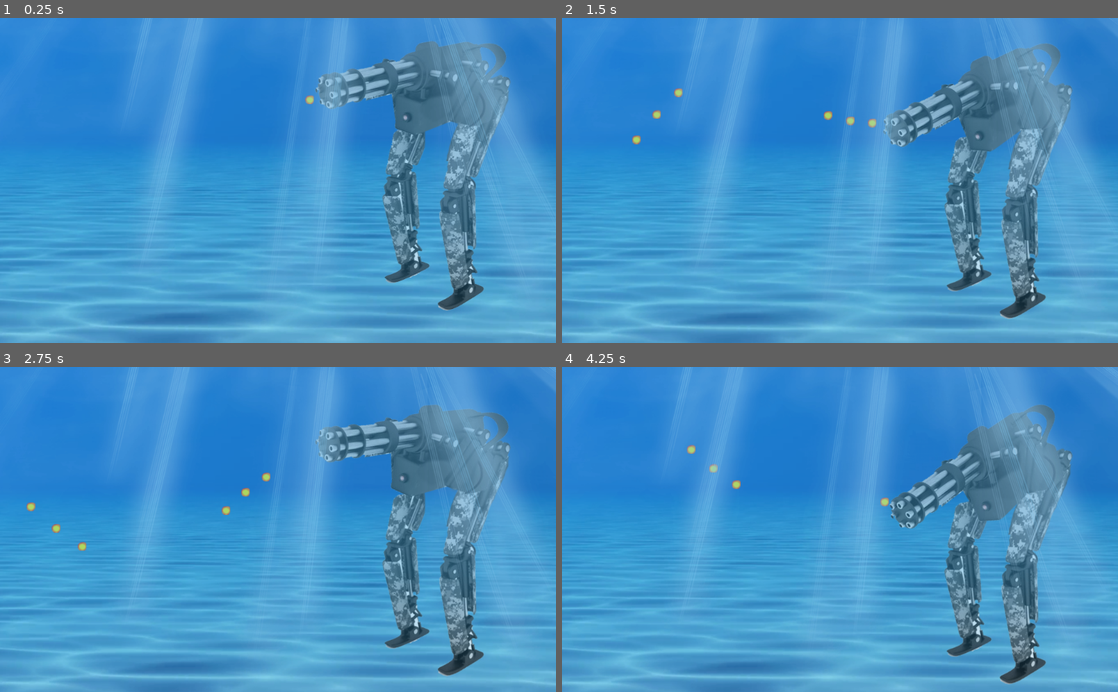
Above: before the commit, frames 1-4 (two rows, left to right).
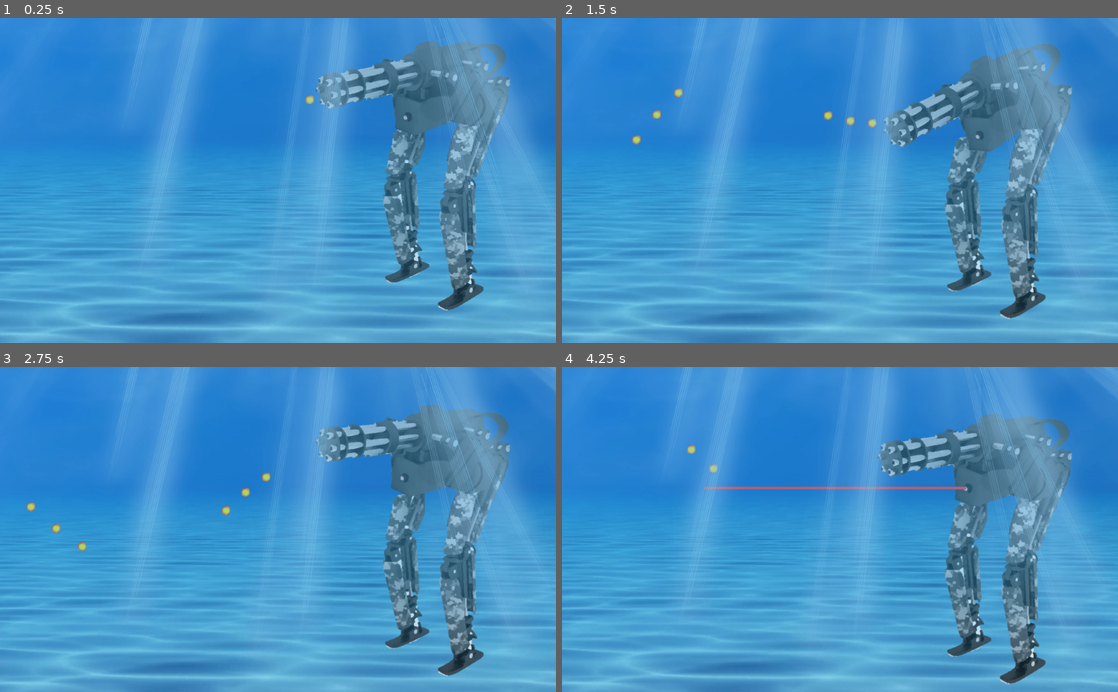
Above: after the commit, the same moments.

Repository: emilioeigler/github_gameoff_2018
Game: Godot game, scene res://scenes/MainMenu.tscn
Same seed, same stepped clock (60 frames per second), same inputs: the game is played once before the commit and once after it.
Inputs:
- Up to frame 1 (0.25 s): no input
- Up to frame 2 (1.5 s): no input
- Up to frame 3 (2.75 s): no input
- Up to frame 4 (4.25 s): no input

The runs differ from the first frame. In frame 1, 0.2% of the frame differs, in the area x 57-92%, y 12-90%; in frame 2, 0.2%; in frame 3, 0.2%; in frame 4, 4.8%, in the area x 25-92%, y 11-98%.

Commit message:
state machine for boss behavior

Diff:
--- a/Position2D.gd
+++ b/Position2D.gd
@@ -11,71 +11,116 @@
 var timer2 = 0
 var counter = 0
 
+onready var state = ShotState.new(self)
+
+const STATE_SHOT   = 0
+const STATE_LASER  = 1
+const STATE_KICK   = 2
+const STATE_FISH   = 3
 
 
 # Called when the node enters the scene tree for the first time.
 func _ready():
+
+	set_physics_process(true)
 	pass # Replace with function body.
 
-# Called every frame. 'delta' is the elapsed time since the previous frame.
 func _physics_process(delta):
+	state._fixed_process(delta)
+	pass
 
-	timer+=1
-	if timer2 ==0:
-		if angle<=-0.3:
-			direction = true
-		if angle>=0.4:
-			direction = false
+func set_state(new_state):
+	#state.exit()
 
-		if direction:
-			rotate(0.01)
-			angle += 0.01
-		if !direction:
-			rotate(-0.01)
-			angle -= 0.01
+	if new_state == STATE_SHOT:
+		state = ShotState.new(self)
+	elif new_state == STATE_LASER:
+		state = LaserState.new(self)
+	#elif new_state == STATE_KICK:
+	#	state = KickState.new(self)
+	#elif new_state == STATE_FISH:
+	#	state = FishState.new(self)
 
-		if timer==10 || timer==17 || timer==24:
-			var bala_instance = Bala.instance()
-			vectorPosition = $Sprite2/PositionBullet.global_position + position - $Sprite2.global_position
-			bala_instance.pos = vectorPosition
-			#bala_instance.pos.y -= $Sprite2.position.y
-			bala_instance.pos.x = $Sprite2.position.x *2.5
-
-			vectorDirection = $Sprite2/PositionBullet.global_position
-			vectorDirection.x = $Sprite2/PositionBullet.global_position.x - global_position.x
-			vectorDirection.y = $Sprite2/PositionBullet.global_position.y - global_position.y
-
-			bala_instance.dir = vectorDirection
-
-			get_parent().add_child(bala_instance)
-	if timer>60:
-		timer = 0
-		counter+=1
-
-	if counter == 5:
-		timer2 = 1
-		if angle!=0:
-			if angle<=-0.3:
-				direction = true
-			if angle>=0.4:
-				direction = false
-
-			if direction:
-				rotate(0.01)
-				angle += 0.01
-			if !direction:
-				rotate(-0.01)
-				angle -= 0.01
+	pass
 
 
-	if timer2 == 1:
-		var laser_instance = Laser.instance()
-		laser_instance.pos = Vector2(-75,-134)
-		laser_instance.add_collision_exception_with(self)
-		get_parent().add_child(laser_instance)
-		counter+=1
-		if counter==100:
-			timer2=0
-			timer = 0
-			counter=0
-			direction = true
+# class ShotState ----------------------------------------------------
+
+class ShotState:
+	var boss
+	var timer2 = 0
+	func _init(boss):
+		self.boss = boss
+
+		pass
+
+	func _fixed_process(delta):
+		boss.timer+=1
+		timer2 +=1
+		if boss.angle<=-0.3:
+			boss.direction = true
+		if boss.angle>=0.4:
+			boss.direction = false
+
+		if boss.direction:
+			boss.rotate(0.01)
+			boss.angle += 0.01
+		if !boss.direction:
+			boss.rotate(-0.01)
+			boss.angle -= 0.01
+		if boss.timer==10 || boss.timer==17 || boss.timer==24:
+			var bala_instance = boss.Bala.instance()
+			boss.vectorPosition = boss.get_node("Sprite2/PositionBullet").global_position + boss.position - boss.get_node("Sprite2").global_position
+			bala_instance.pos = boss.vectorPosition
+			bala_instance.pos.x = boss.get_node("Sprite2").position.x *2.5
+
+			boss.vectorDirection = boss.get_node("Sprite2/PositionBullet").global_position
+			boss.vectorDirection.x = boss.get_node("Sprite2/PositionBullet").global_position.x - boss.global_position.x
+			boss.vectorDirection.y = boss.get_node("Sprite2/PositionBullet").global_position.y - boss.global_position.y
+
+			bala_instance.dir = boss.vectorDirection
+			boss.get_parent().add_child(bala_instance)
+
+		if boss.timer>60:
+			boss.timer = 0
+		if timer2 >= 200:
+			boss.set_state(boss.STATE_LASER)
+
+		pass
+
+	func _exit():
+		pass
+
+class LaserState:
+	var boss
+	var timer2 = 0
+	func _init(boss):
+		self.boss = boss
+
+		pass
+
+	func _fixed_process(delta):
+		timer2 +=1
+		if boss.angle!=0.2:
+			if boss.angle<=-0.3:
+				boss.direction = true
+			if boss.angle>=0.4:
+				boss.direction = false
+
+			if boss.direction:
+				boss.rotate(0.01)
+				boss.angle += 0.01
+			if !boss.direction:
+				boss.rotate(-0.01)
+				boss.angle -= 0.01
+		else:
+			var laser_instance = boss.Laser.instance()
+			laser_instance.pos = Vector2(-72,-130)
+
+			boss.get_parent().add_child(laser_instance)
+		if timer2 >= 200:
+			boss.set_state(boss.STATE_SHOT)
+		pass
+
+	func _exit():
+		pass
--- a/scenes/Laser.tscn
+++ b/scenes/Laser.tscn
@@ -11,8 +11,8 @@
 [node name="Laser" type="KinematicBody2D"]
 position = Vector2( 0, -0.122086 )
 input_pickable = false
-collision_layer = 1
-collision_mask = 1
+collision_layer = 2
+collision_mask = 2
 collision/safe_margin = 0.08
 motion/sync_to_physics = false
 script = ExtResource( 1 )
@@ -25,6 +25,7 @@
 
 [node name="CollisionShape2D" type="CollisionShape2D" parent="."]
 shape = SubResource( 1 )
+disabled = true
 
 [node name="VisibilityNotifier2D" type="VisibilityNotifier2D" parent="."]
 position = Vector2( -0.183131, 0.0610437 )
Binary file changed: art/01.png
Binary file changed: art/02.png
